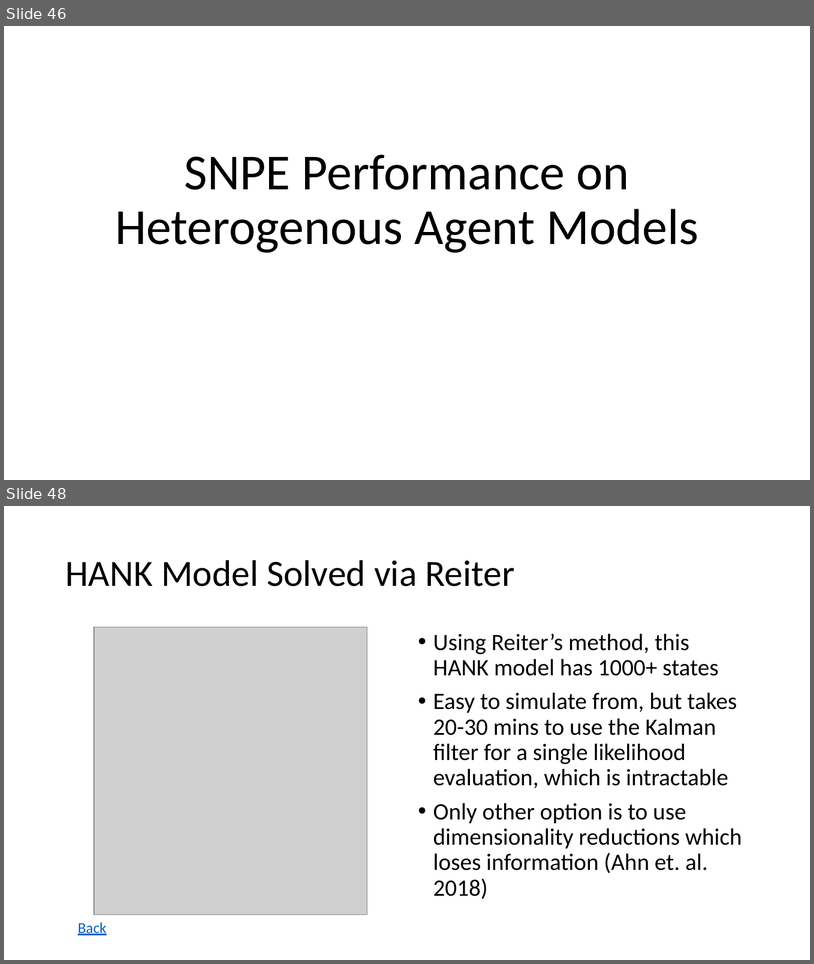
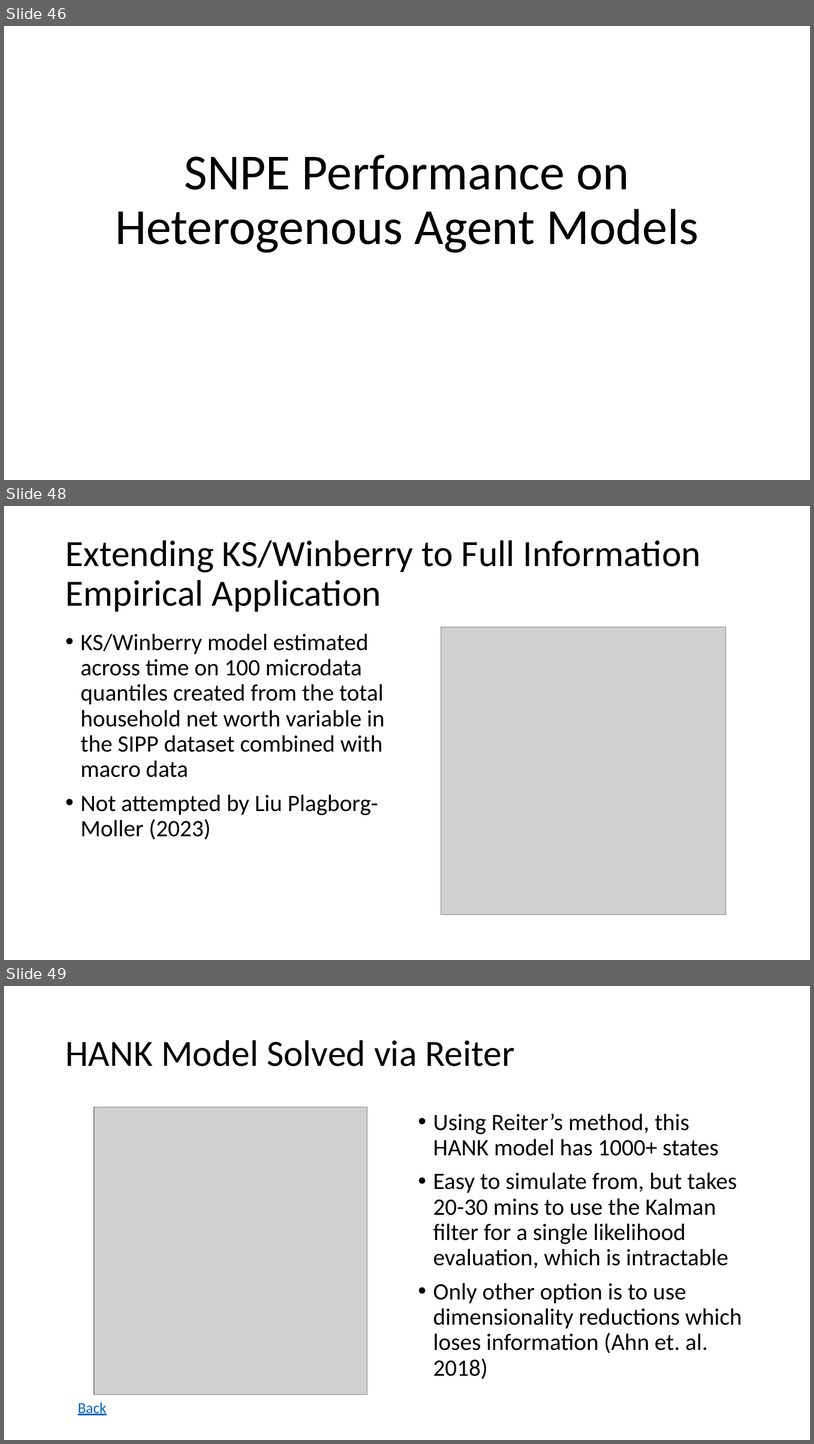
Before and after one commit to CameronFen/CameronFen.github.io, a slide deck: files/SNPE_Presentation.pptx. Shown one above the other, each under a label of ours: slides 46 and 48 before the commit, slides 46, 48 and 49 after it; the slides between them are not shown. The pictures are 814x964 and 814x1444 pixels, drawn with LibreOffice and Linux fonts; fonts in the diff are those of the drawing; grey boxes stand for pictures. Boxes give left, top, right and bottom in pixels: in the first picture for what was removed or moved away, otherwise in the second. Text is boxed around its words. In the diff, an @@ line names an element or a change of style, - is before the commit and + after.

```diff
--- a/files/SNPE_Presentation.pptx
+++ b/files/SNPE_Presentation.pptx
@@ slide 48 added at (4,506,810,960), background #FFFFFF @@
@@ title added at (65,540,701,612), 44 pt, text #000000 @@
+Extending KS/Winberry to Full Information Empirical Application
@@ picture added at (441,627,726,915) @@
@@ text added at (81,633,385,840), 28 pt, text #000000 @@
+• KS/Winberry model estimated across time on 100 microdata quantiles created from the total household net worth variable in the SIPP dataset combined with macro data
+• Not attempted by Liu Plagborg-Moller (2023)
@@ what was slide 48 is now slide 49 @@
```
Also in this commit, not shown: 2 slides changed, 1 other file.
